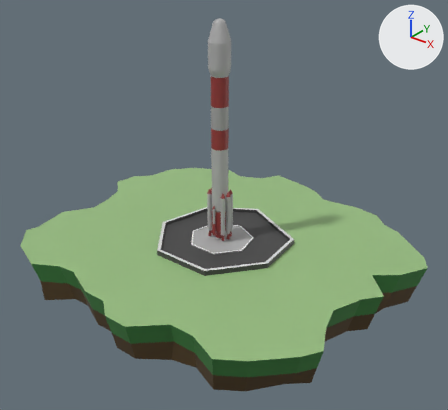
One commit to the glTF model public/PSLV.gltf: the scene before it, then after it.
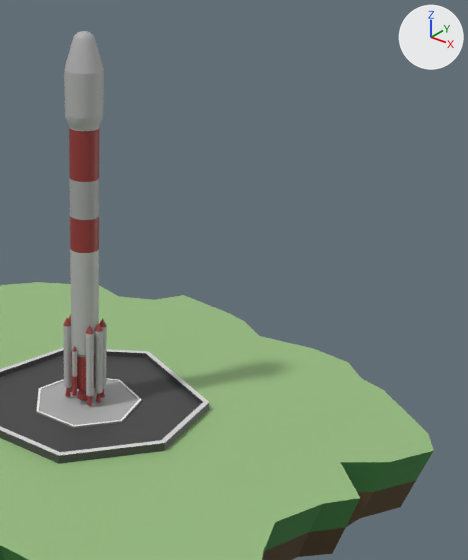
Old and new are each drawn whole from a camera (50 mm lens) standing at (7.47, -9.2, 6.61) and looking at (0.25, -0.18, 1.02) and again close up on the part from 38% to 100% of the width and 0% to 81% of the height. The lights are fixed; the arrows at upper right show +X, +Y and +Z. Where no turn or scale is listed for an object, it has been applied to the vertices.
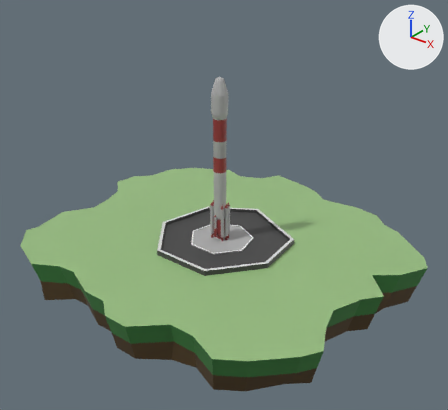
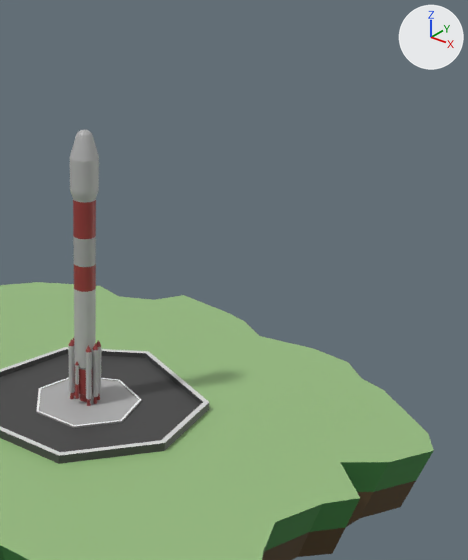
Location of each change, (x1, y1, x2, y2) in pixels of the close-ups (468 x 560 px):
'Cylinder.003', moved, rescaled (27% narrower, 26% shorter): before (64, 31, 104, 401); after (70, 130, 99, 402)
'Cylinder.006', moved, rescaled (20% narrower, 24% shorter): before (63, 318, 72, 397); after (68, 339, 75, 399)
'Cylinder.004', moved, rescaled: before (95, 323, 103, 403); after (92, 343, 99, 404)
'Cylinder.008', moved, rescaled (22% narrower, 23% shorter): before (86, 325, 94, 405); after (86, 345, 92, 406)
'Cylinder.007', moved, rescaled (25% narrower, 25% shorter): before (100, 318, 107, 398); after (96, 340, 101, 400)
'Cylinder.010', moved, rescaled: before (72, 346, 77, 396); after (75, 362, 79, 399)

Diff of the bpy script that builds the scene:
```diff
--- a/public/PSLV.gltf.py
+++ b/public/PSLV.gltf.py
@@ ob_cylinder_003 @@
 ob_cylinder_003 = bpy.data.objects.new('Cylinder.003', me_cylinder_004)
-ob_cylinder_003.location = (0.0, 0.0, 1.09)
-ob_cylinder_003.scale = (0.186, 0.186, 1.57)
+ob_cylinder_003.location = (0.0, 0.0, 0.82)
+ob_cylinder_003.scale = (0.144, 0.144, 1.21)
@@ ob_cylinder_004 @@
 ob_cylinder_004 = bpy.data.objects.new('Cylinder.004', me_cylinder_007)
-ob_cylinder_004.location = (0.22, 0.0, 0.41)
-ob_cylinder_004.scale = (0.0533, 0.0533, 0.449)
+ob_cylinder_004.location = (0.17, 0.0, 0.3)
+ob_cylinder_004.scale = (0.041, 0.041, 0.346)
@@ ob_cylinder_006 @@
 ob_cylinder_006 = bpy.data.objects.new('Cylinder.006', me_cylinder_007)
-ob_cylinder_006.location = (-0.18, -0.13, 0.41)
+ob_cylinder_006.location = (-0.14, -0.1, 0.3)
 ob_cylinder_006.rotation_euler = (0.0, 0.0, -2.531)  # degrees (0, 0, -145)
-ob_cylinder_006.scale = (0.0533, 0.0533, 0.449)
+ob_cylinder_006.scale = (0.041, 0.041, 0.346)
@@ ob_cylinder_007 @@
 ob_cylinder_007 = bpy.data.objects.new('Cylinder.007', me_cylinder_007)
-ob_cylinder_007.location = (0.18, 0.13, 0.41)
+ob_cylinder_007.location = (0.14, 0.1, 0.3)
 ob_cylinder_007.rotation_euler = (0.0, 0.0, 0.611)  # degrees (0, 0, 35)
-ob_cylinder_007.scale = (0.0533, 0.0533, 0.449)
+ob_cylinder_007.scale = (0.041, 0.041, 0.346)
@@ ob_cylinder_008 @@
 ob_cylinder_008 = bpy.data.objects.new('Cylinder.008', me_cylinder_007)
-ob_cylinder_008.location = (0.18, -0.13, 0.41)
+ob_cylinder_008.location = (0.14, -0.1, 0.3)
 ob_cylinder_008.rotation_euler = (0.0, 0.0, -0.611)  # degrees (0, 0, -35)
-ob_cylinder_008.scale = (0.0533, 0.0533, 0.449)
+ob_cylinder_008.scale = (0.041, 0.041, 0.346)
@@ ob_cylinder_010 @@
 ob_cylinder_010 = bpy.data.objects.new('Cylinder.010', me_cylinder_008)
-ob_cylinder_010.location = (0.0, -0.2, 0.41)
+ob_cylinder_010.location = (0.0, -0.16, 0.3)
 ob_cylinder_010.rotation_euler = (0.0, 0.0, -1.574)  # degrees (0, 0, -90)
-ob_cylinder_010.scale = (0.0334, 0.0334, 0.282)
+ob_cylinder_010.scale = (0.0257, 0.0257, 0.217)
```
